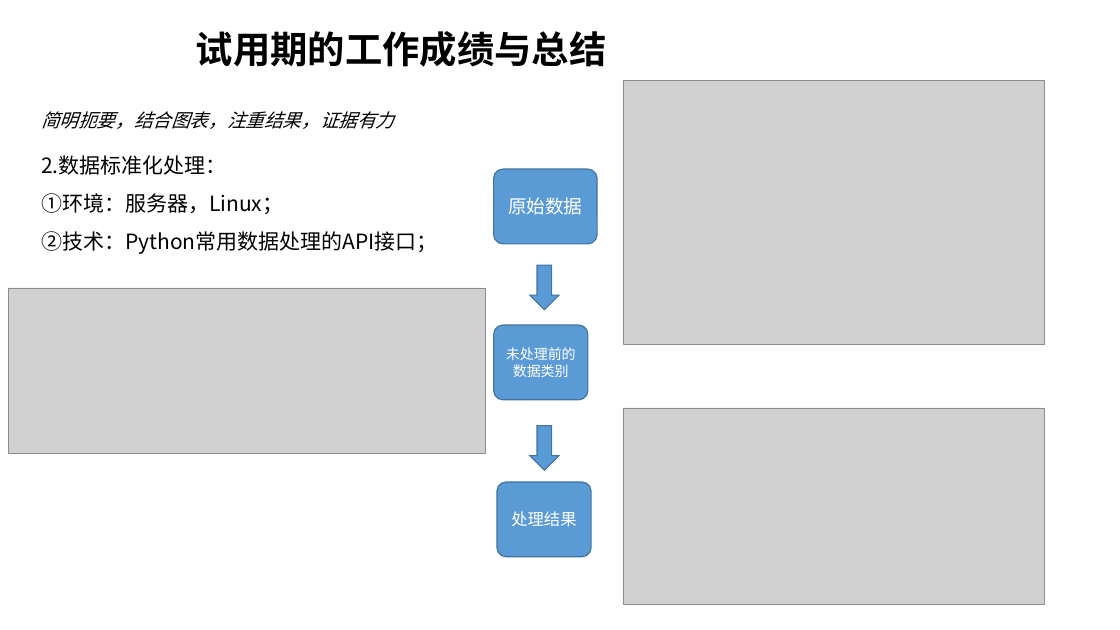
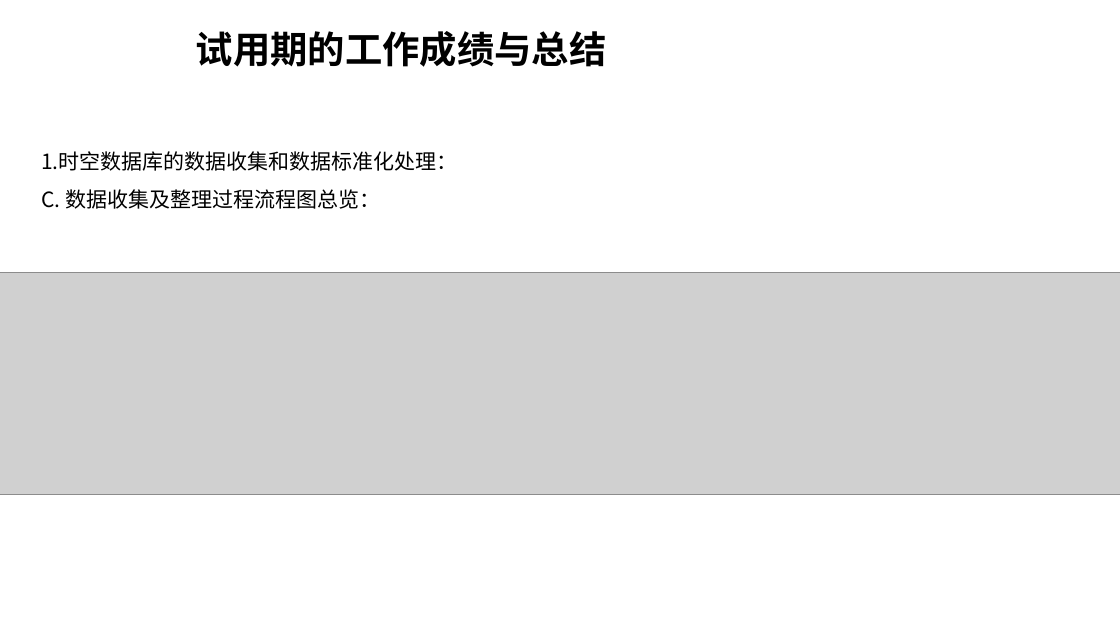
Before and after one commit to duolaxiaoshuai/first_work, a slide deck: slide 8 of Work_documents/罗帅_时空数据库数据整理及入库.pptx (slide 6 before the commit). Drawn at 1120x630 pixels with LibreOffice and Linux fonts; fonts in the diff are those of the drawing; grey boxes stand for pictures; background and template pictures are left out. Boxes give left, top, right and bottom in pixels: in the first picture for what was removed or moved away, otherwise in the second. Text is boxed around its words. In the diff, an @@ line names an element or a change of style, - is before the commit and + after.

```diff
--- a/Work_documents/罗帅_时空数据库数据整理及入库.pptx
+++ b/Work_documents/罗帅_时空数据库数据整理及入库.pptx
@@ picture removed at (623, 81, 1044, 344) @@
@@ text removed at (41, 111, 394, 129) @@
-简明扼要，结合图表，注重结果，证据有力
@@ text removed at (41, 155, 438, 254) @@
-2.数据标准化处理：
-①环境：服务器，Linux；
-②技术：Python常用数据处理的API接口；
@@ text added at (41, 151, 457, 209), 18 pt, text #000000 @@
+1.时空数据库的数据收集和数据标准化处理：
+C. 数据收集及整理过程流程图总览：
@@ group removed at (494, 169, 597, 557): 3 rounded rectangles, 1 down arrow @@
-原始数据
-未处理前的数据类别
-处理结果
@@ picture added at (0, 272, 1120, 494) @@
@@ picture removed at (8, 288, 485, 454) @@
@@ picture removed at (623, 408, 1044, 605) @@
@@ down arrow removed at (530, 426, 560, 471) @@
```
Also in this commit, not shown: 4 other slides changed, 5 slides added, 5 slides removed.
